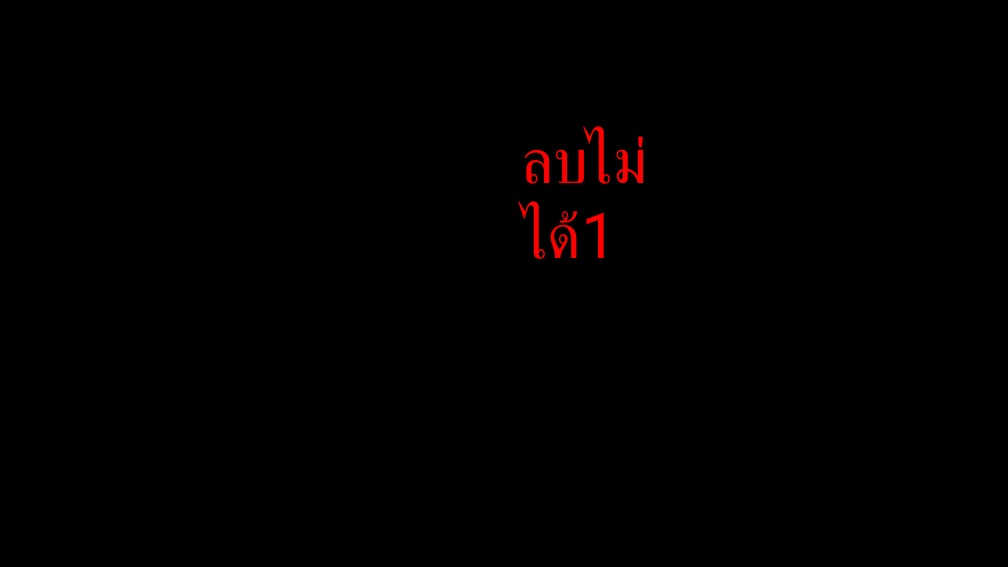
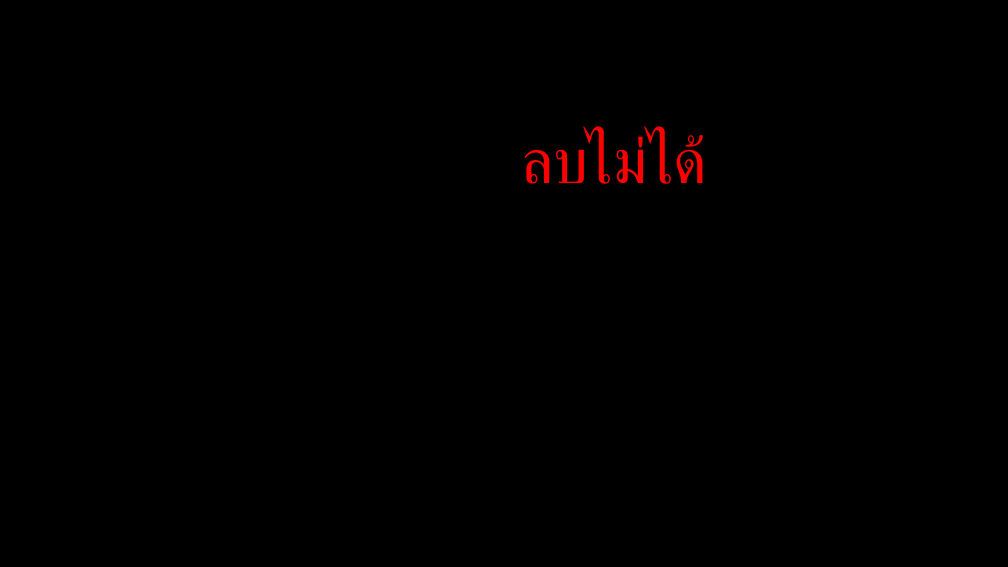
Before and after one commit to Linlijian/SDMSDocument, a slide deck: slide 1 of Defect/Defect_001.pptx. Drawn at 1008x567 pixels with LibreOffice and Linux fonts; fonts in the diff are those of the drawing; background and template pictures are left out. Boxes give left, top, right and bottom in pixels: in the first picture for what was removed or moved away, otherwise in the second. Text is boxed around its words. In the diff, an @@ line names an element or a change of style, - is before the commit and + after.

Commit message:
ss

```diff
--- a/Defect/Defect_001.pptx
+++ b/Defect/Defect_001.pptx
@@ text at bbox=[521, 133, 707, 184]: text changed @@
-ลบไม่ได้1
+ลบไม่ได้
```
